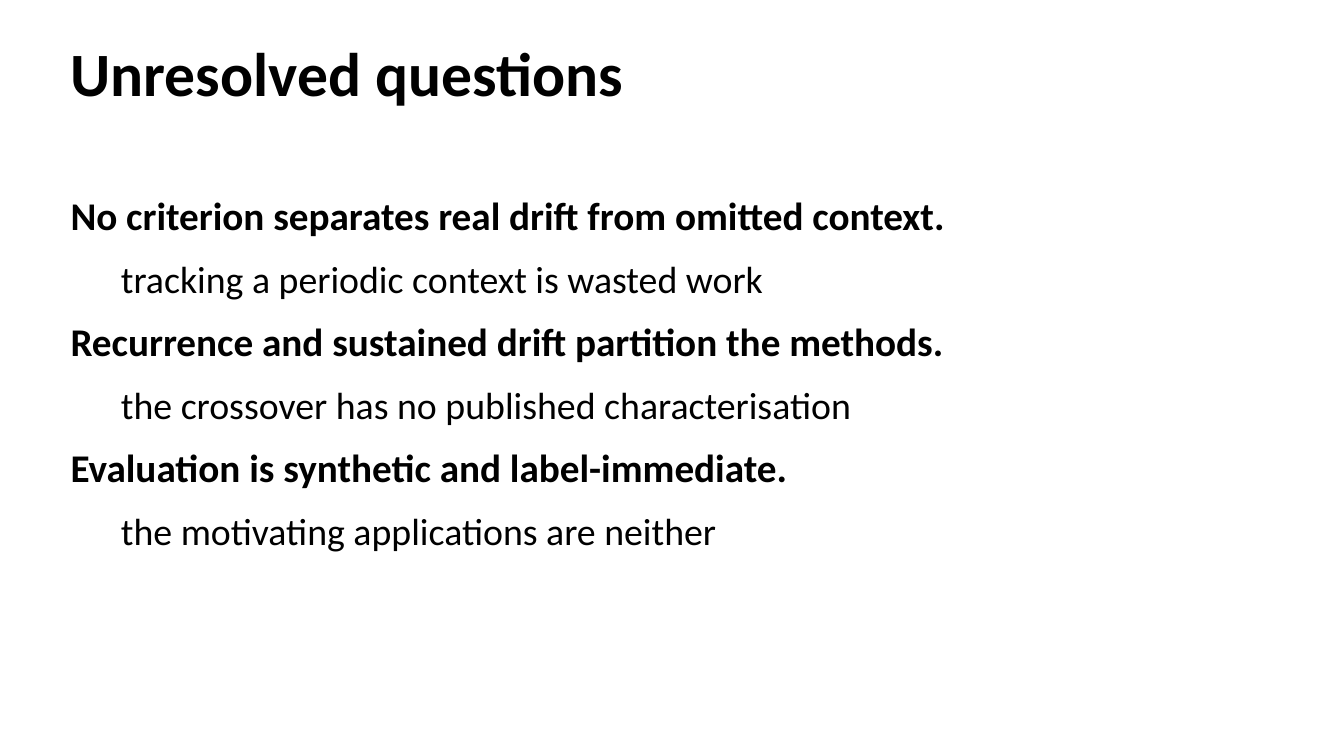
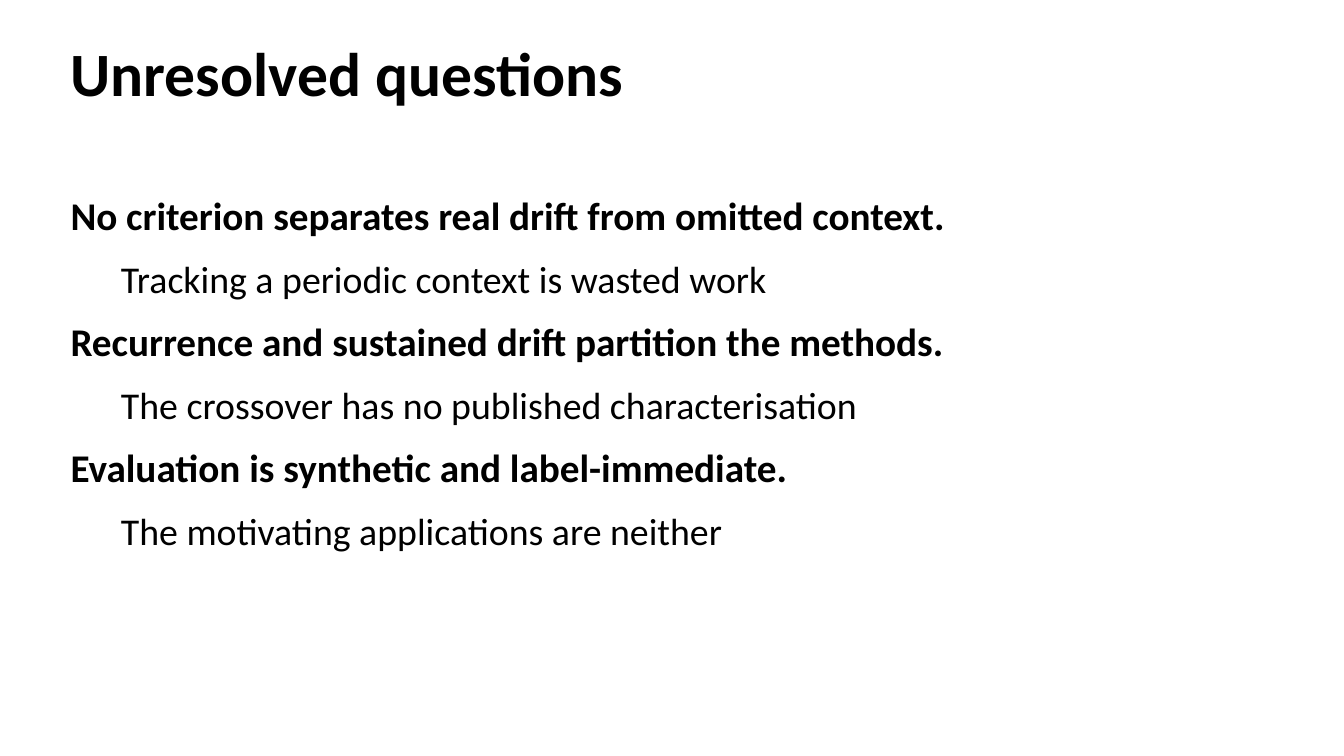
Before and after one commit to phuong0111/time-series-research, a slide deck: slide 25 of data-drift/seminar.pptx. Drawn at 1344x756 pixels with LibreOffice and Linux fonts; fonts in the diff are those of the drawing. Boxes give left, top, right and bottom in pixels: in the first picture for what was removed or moved away, otherwise in the second. Text is boxed around its words. In the diff, an @@ line names an element or a change of style, - is before the commit and + after.

```diff
--- a/data-drift/seminar.pptx
+++ b/data-drift/seminar.pptx
@@ text at (x1=121, y1=266, x2=766, y2=300): text changed @@
-  tracking a periodic context is wasted work
+  Tracking a periodic context is wasted work
@@ text at (x1=121, y1=392, x2=857, y2=425): text changed @@
-  the crossover has no published characterisation
+  The crossover has no published characterisation
@@ text at (x1=121, y1=518, x2=722, y2=552): text changed @@
-  the motivating applications are neither
+  The motivating applications are neither
```
Also in this commit, not shown: 15 other slides changed, 1 other file.
